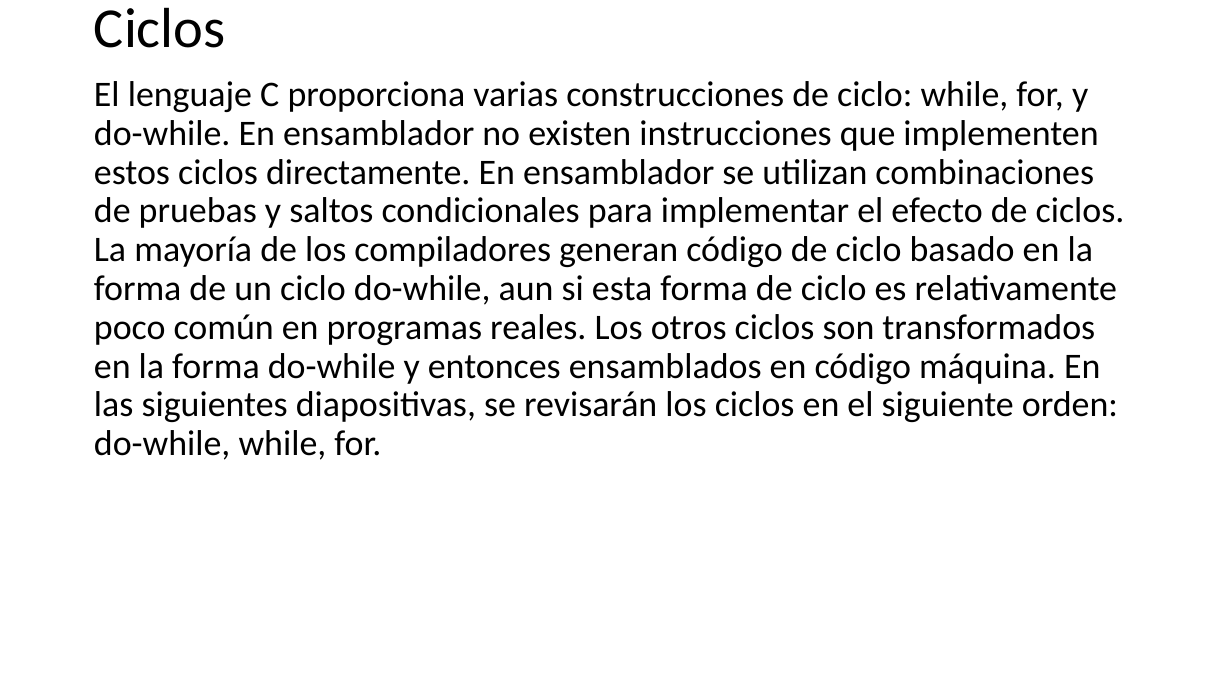
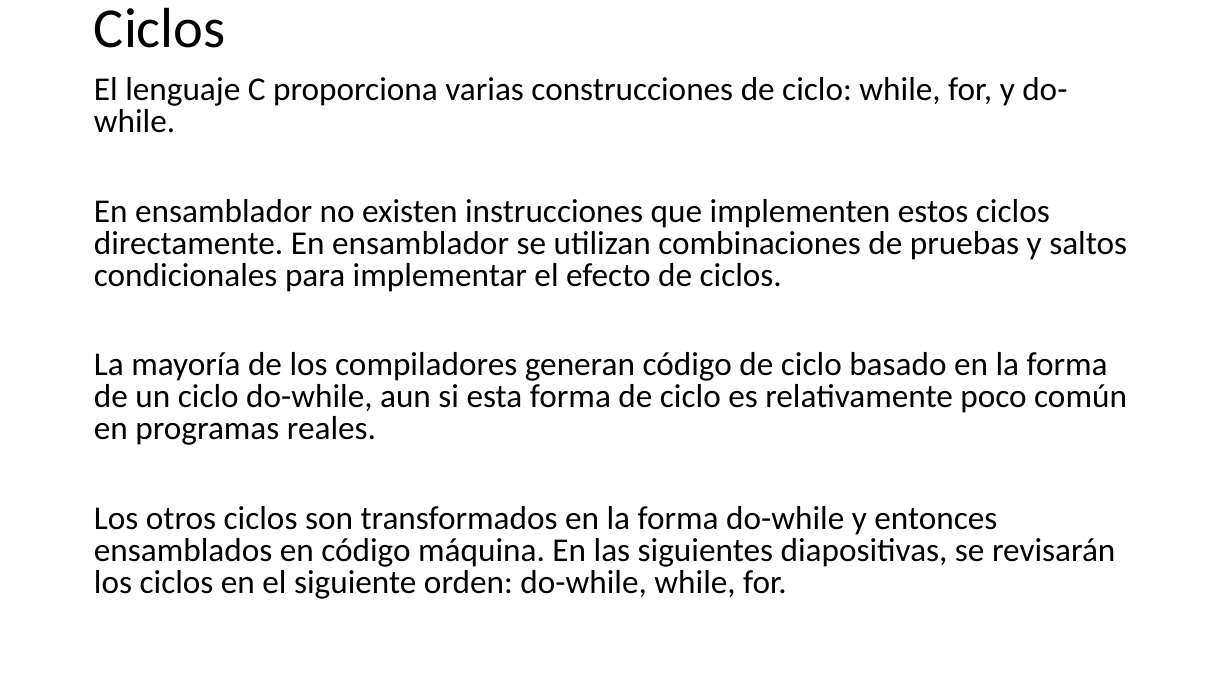
Before and after one commit to programacionestructurada/2021-2, a slide deck: slide 39 of U2_Estructuras_de_Control_y_Aplicaciones_con_Arreglos/U2_Estructuras_de_Control_yApps_con_Arreglos.pptx (slide 25 before the commit). Drawn at 1232x693 pixels with LibreOffice and Linux fonts; fonts in the diff are those of the drawing. Boxes give left, top, right and bottom in pixels: in the first picture for what was removed or moved away, otherwise in the second. Text is boxed around its words. In the diff, an @@ line names an element or a change of style, - is before the commit and + after.

```diff
--- a/U2_Estructuras_de_Control_y_Aplicaciones_con_Arreglos/U2_Estructuras_de_Control_yApps_con_Arreglos.pptx
+++ b/U2_Estructuras_de_Control_y_Aplicaciones_con_Arreglos/U2_Estructuras_de_Control_yApps_con_Arreglos.pptx
@@ text at (x1=94, y1=77, x2=1127, y2=599): text changed; size 28 to 25.9 pt @@
-El lenguaje C proporciona varias construcciones de ciclo: while, for, y do-while. En ensamblador no existen instrucciones que implementen estos ciclos directamente. En ensamblador se utilizan combinaciones de pruebas y saltos condicionales para implementar el efecto de ciclos. La mayoría de los compiladores generan código de ciclo basado en la forma de un ciclo do-while, aun si esta forma de ciclo es relativamente poco común en programas reales. Los otros ciclos son transformados en la forma do-while y entonces ensamblados en código máquina. En las siguientes diapositivas, se revisarán los ciclos en el siguiente orden: do-while, while, for.
+El lenguaje C proporciona varias construcciones de ciclo: while, for, y do-while.
+En ensamblador no existen instrucciones que implementen estos ciclos directamente. En ensamblador se utilizan combinaciones de pruebas y saltos condicionales para implementar el efecto de ciclos.
+La mayoría de los compiladores generan código de ciclo basado en la forma de un ciclo do-while, aun si esta forma de ciclo es relativamente poco común en programas reales.
+Los otros ciclos son transformados en la forma do-while y entonces ensamblados en código máquina. En las siguientes diapositivas, se revisarán los ciclos en el siguiente orden: do-while, while, for.
```
Also in this commit, not shown: 5 other slides changed, 17 slides added.
